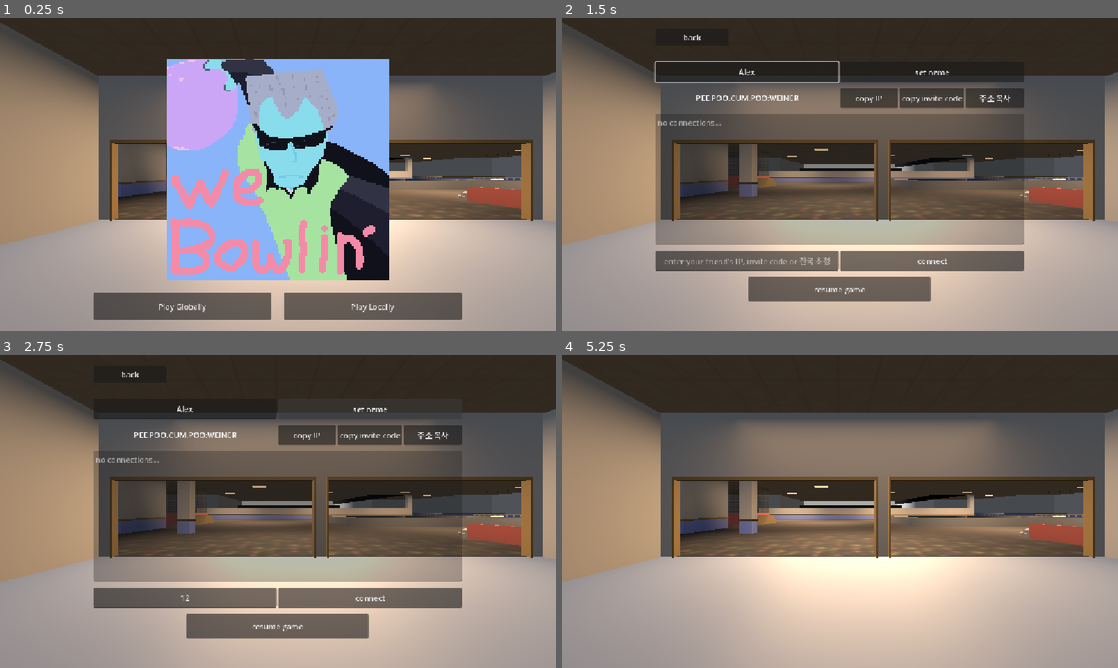
Above: before the commit, frames 1-4 (two rows, left to right).
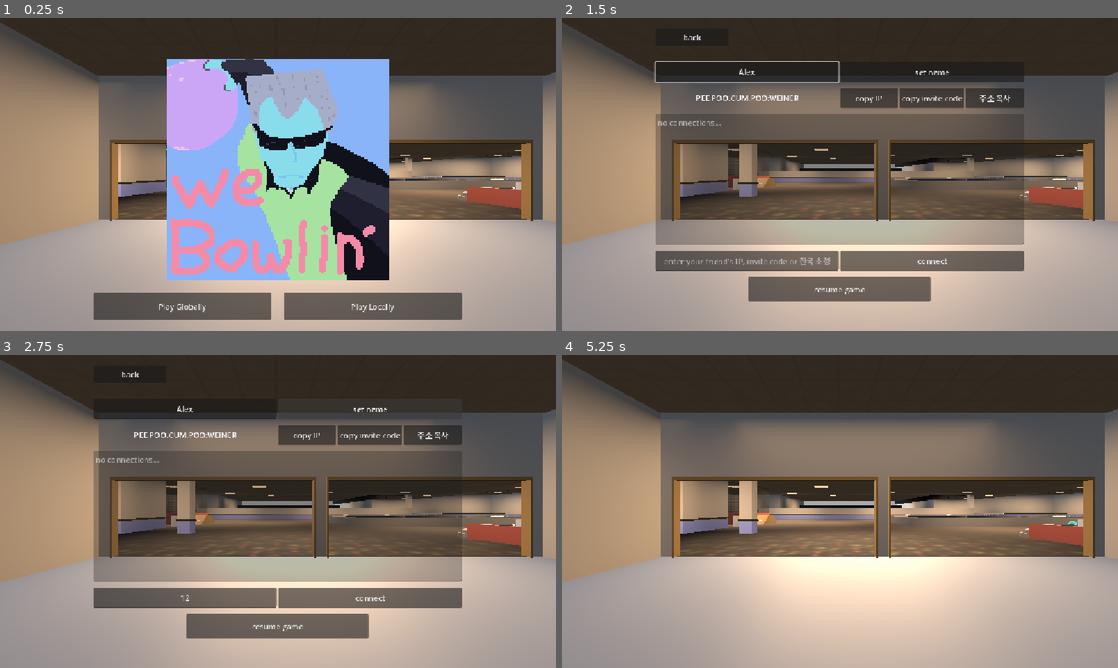
Above: after the commit, the same moments.

Repository: fennylol/wee_bowling
Game: Godot game, scene res://wee_bowlin.tscn
Same seed, same stepped clock (60 frames per second), same inputs: the game is played once before the commit and once after it.
Inputs (mouse positions are in pixels of both pictures, inside the frame that each line leads up to):
- Up to frame 1 (0.25 s): no input
- Up to frame 2 (1.5 s): click "Play Globally" at 0.5 s; click (745, 71) at 1.27 s; type "Alex" at 1.35 s
- Up to frame 3 (2.75 s): click (183, 599) at 1.5 s; type "12" at 1.58 s; click "set name" at 2 s
- Up to frame 4 (5.25 s): click "copy IP" at 2.75 s; click "copy invite code" at 3.5 s; click "주소 복사" at 4.25 s; click "resume game" at 5 s

The runs differ from the first frame. In frame 1, 3.7% of the frame differs, in the area x 17-94%, y 22-65%; in frame 2, 3.9%; in frame 3, 3.9%; in frame 4, 4.7%.

Commit message:
add pins and machines

Diff:
--- a/map/alley_2.tscn
+++ b/map/alley_2.tscn
@@ -2,6 +2,8 @@
 
 [ext_resource type="PackedScene" uid="uid://qs1oibn0nb0v" path="res://map/full_building/full_building.tscn" id="1_v50v5"]
 [ext_resource type="PackedScene" uid="uid://ba3egdfstyurg" path="res://map/decorations/ceiling_light.tscn" id="2_u5kf6"]
+[ext_resource type="Script" uid="uid://ty6gqo2ifypq" path="res://game_objects/pins/pin_setter.gd" id="3_lh6wi"]
+[ext_resource type="PackedScene" uid="uid://dv0oh64nri52" path="res://game_objects/ball/ball_machines/BallMachine.tscn" id="4_egtuv"]
 
 [sub_resource type="ProceduralSkyMaterial" id="ProceduralSkyMaterial_6klam"]
 sky_horizon_color = Color(0.66224277, 0.6717428, 0.6867428, 1)
@@ -35,9 +37,18 @@
 [node name="ceiling_light" parent="lights" unique_id=1531389414 instance=ExtResource("2_u5kf6")]
 transform = Transform3D(1, 0, 0, 0, 1, 0, 0, 0, 1, 1, 5.5, -11)
 
+[node name="ceiling_light13" parent="lights" unique_id=249074471 instance=ExtResource("2_u5kf6")]
+transform = Transform3D(1, 0, 0, 0, 1, 0, 0, 0, 1, -10.854552, 5.5, -12.46688)
+
+[node name="ceiling_light14" parent="lights" unique_id=271680245 instance=ExtResource("2_u5kf6")]
+transform = Transform3D(1, 0, 0, 0, 1, 0, 0, 0, 1, -16.77652, 5.5, -4.1330147)
+
 [node name="ceiling_light2" parent="lights" unique_id=1794663472 instance=ExtResource("2_u5kf6")]
 transform = Transform3D(1, 0, 0, 0, 1, 0, 0, 0, 1, -2.805973, 5.5, -30.452461)
 
+[node name="ceiling_light15" parent="lights" unique_id=256097585 instance=ExtResource("2_u5kf6")]
+transform = Transform3D(1, 0, 0, 0, 1, 0, 0, 0, 1, -15.620029, 5.5, -30.452461)
+
 [node name="ceiling_light3" parent="lights" unique_id=606023888 instance=ExtResource("2_u5kf6")]
 transform = Transform3D(1, 0, 0, 0, 1, 0, 0, 0, 1, -9.868606, 5.5, -41.58295)
 
@@ -64,3 +75,128 @@
 
 [node name="ceiling_light11" parent="lights" unique_id=320365141 instance=ExtResource("2_u5kf6")]
 transform = Transform3D(1, 0, 0, 0, 1, 0, 0, 0, 1, 34.429214, 5.5, -47.251453)
+
+[node name="ceiling_light16" parent="lights" unique_id=1898855427 instance=ExtResource("2_u5kf6")]
+transform = Transform3D(1, 0, 0, 0, 1, 0, 0, 0, 1, 24.599577, 7, -54.841)
+
+[node name="ceiling_light17" parent="lights" unique_id=1905515165 instance=ExtResource("2_u5kf6")]
+transform = Transform3D(1, 0, 0, 0, 1, 0, 0, 0, 1, 7.6661434, 7, -56.12284)
+
+[node name="ceiling_light18" parent="lights" unique_id=1862901392 instance=ExtResource("2_u5kf6")]
+transform = Transform3D(1, 0, 0, 0, 1, 0, 0, 0, 1, -12.899382, 7, -54.354958)
+
+[node name="ceiling_light19" parent="lights" unique_id=19677721 instance=ExtResource("2_u5kf6")]
+transform = Transform3D(1, 0, 0, 0, 1, 0, 0, 0, 1, -2.3678112, 7, -66.58501)
+
+[node name="ceiling_light20" parent="lights" unique_id=1146452415 instance=ExtResource("2_u5kf6")]
+transform = Transform3D(1, 0, 0, 0, 1, 0, 0, 0, 1, 15.638592, 7, -66.58501)
+
+[node name="ceiling_light21" parent="lights" unique_id=1090422947 instance=ExtResource("2_u5kf6")]
+transform = Transform3D(1, 0, 0, 0, 1, 0, 0, 0, 1, 19.96961, 7, -83.49179)
+
+[node name="ceiling_light22" parent="lights" unique_id=1407355126 instance=ExtResource("2_u5kf6")]
+transform = Transform3D(1, 0, 0, 0, 1, 0, 0, 0, 1, 6.1322308, 7, -78.66351)
+
+[node name="ceiling_light23" parent="lights" unique_id=509626944 instance=ExtResource("2_u5kf6")]
+transform = Transform3D(1, 0, 0, 0, 1, 0, 0, 0, 1, -11.339462, 7, -84.77936)
+
+[node name="ceiling_light24" parent="lights" unique_id=167464049 instance=ExtResource("2_u5kf6")]
+transform = Transform3D(1, 0, 0, 0, 1, 0, 0, 0, 1, 46.713665, 7, -53.414642)
+
+[node name="ceiling_light25" parent="lights" unique_id=845745743 instance=ExtResource("2_u5kf6")]
+transform = Transform3D(1, 0, 0, 0, 1, 0, 0, 0, 1, 60.182133, 7, -56.262917)
+
+[node name="ceiling_light26" parent="lights" unique_id=640054693 instance=ExtResource("2_u5kf6")]
+transform = Transform3D(1, 0, 0, 0, 1, 0, 0, 0, 1, 57.166733, 7, -42.22629)
+
+[node name="ceiling_light30" parent="lights" unique_id=918531922 instance=ExtResource("2_u5kf6")]
+transform = Transform3D(1, 0, 0, 0, 1, 0, 0, 0, 1, 55.73123, 7, -25.503181)
+
+[node name="ceiling_light31" parent="lights" unique_id=695628437 instance=ExtResource("2_u5kf6")]
+transform = Transform3D(1, 0, 0, 0, 1, 0, 0, 0, 1, 47.594845, 7, -13.194775)
+
+[node name="ceiling_light32" parent="lights" unique_id=1334576562 instance=ExtResource("2_u5kf6")]
+transform = Transform3D(1, 0, 0, 0, 1, 0, 0, 0, 1, 58.958916, 7, -5.299322)
+
+[node name="ceiling_light28" parent="lights" unique_id=2112045808 instance=ExtResource("2_u5kf6")]
+transform = Transform3D(1, 0, 0, 0, 1, 0, 0, 0, 1, 46.718967, 7, -31.064257)
+
+[node name="ceiling_light29" parent="lights" unique_id=641487209 instance=ExtResource("2_u5kf6")]
+transform = Transform3D(1, 0, 0, 0, 1, 0, 0, 0, 1, 61.942398, 7, -33.115738)
+
+[node name="ceiling_light12" parent="lights" unique_id=1003136041 instance=ExtResource("2_u5kf6")]
+transform = Transform3D(1, 0, 0, 0, 1, 0, 0, 0, 1, 36.359474, 5.5, -58.443493)
+
+[node name="pins" type="Node3D" parent="." unique_id=495441767]
+
+[node name="PinSetter" type="Node3D" parent="pins" unique_id=2100249365]
+transform = Transform3D(-1, 0, 8.742278e-08, 0, 1, 0, -8.742278e-08, 0, -1, -14.5, 1.2, -98.5)
+script = ExtResource("3_lh6wi")
+metadata/_custom_type_script = "uid://ty6gqo2ifypq"
+
+[node name="PinSetter2" type="Node3D" parent="pins" unique_id=979140945]
+transform = Transform3D(-1, 0, 8.742278e-08, 0, 1, 0, -8.742278e-08, 0, -1, -6.5, 1.2, -98.5)
+script = ExtResource("3_lh6wi")
+metadata/_custom_type_script = "uid://ty6gqo2ifypq"
+
+[node name="PinSetter3" type="Node3D" parent="pins" unique_id=1960407660]
+transform = Transform3D(-1, 0, 8.742278e-08, 0, 1, 0, -8.742278e-08, 0, -1, 1.5, 1.2, -98.5)
+script = ExtResource("3_lh6wi")
+metadata/_custom_type_script = "uid://ty6gqo2ifypq"
+
+[node name="PinSetter4" type="Node3D" parent="pins" unique_id=1335778236]
+transform = Transform3D(-1, 0, 8.742278e-08, 0, 1, 0, -8.742278e-08, 0, -1, 9.5, 1.2, -98.5)
+script = ExtResource("3_lh6wi")
+metadata/_custom_type_script = "uid://ty6gqo2ifypq"
+
+[node name="PinSetter5" type="Node3D" parent="pins" unique_id=1837857633]
+transform = Transform3D(-1, 0, 8.742278e-08, 0, 1, 0, -8.742278e-08, 0, -1, 17.5, 1.2, -98.5)
+script = ExtResource("3_lh6wi")
+metadata/_custom_type_script = "uid://ty6gqo2ifypq"
+
+[node name="PinSetter6" type="Node3D" parent="pins" unique_id=1580255885]
+transform = Transform3D(-1, 0, 8.742278e-08, 0, 1, 0, -8.742278e-08, 0, -1, 25.5, 1.2, -98.5)
+script = ExtResource("3_lh6wi")
+metadata/_custom_type_script = "uid://ty6gqo2ifypq"
+
+[node name="PinSetter7" type="Node3D" parent="pins" unique_id=665093895]
+transform = Transform3D(-1, 0, 8.742278e-08, 0, 1, 0, -8.742278e-08, 0, -1, 54.5, -3, -51.25)
+script = ExtResource("3_lh6wi")
+metadata/_custom_type_script = "uid://ty6gqo2ifypq"
+
+[node name="PinSetter8" type="Node3D" parent="pins" unique_id=1778414759]
+transform = Transform3D(1, 0, 0, 0, 1, 0, 0, 0, 1, 54.5, -3, -13.75)
+script = ExtResource("3_lh6wi")
+metadata/_custom_type_script = "uid://ty6gqo2ifypq"
+
+[node name="machines" type="Node3D" parent="." unique_id=1211182319]
+
+[node name="BallMachine" parent="machines" unique_id=1951559352 instance=ExtResource("4_egtuv")]
+transform = Transform3D(-1, 0, -8.742278e-08, 0, 1, 0, 8.742278e-08, 0, -1, -10.838127, 1.00375, -64.33524)
+
+[node name="BallMachine2" parent="machines" unique_id=1662370641 instance=ExtResource("4_egtuv")]
+transform = Transform3D(-1, 0, -8.742278e-08, 0, 1, 0, 8.742278e-08, 0, -1, 5.0996304, 1.00375, -64.33524)
+
+[node name="BallMachine3" parent="machines" unique_id=390863600 instance=ExtResource("4_egtuv")]
+transform = Transform3D(-1, 0, -8.742278e-08, 0, 1, 0, 8.742278e-08, 0, -1, 21.030083, 1.00375, -64.33524)
+
+[node name="BallMachine" parent="." unique_id=242885092 instance=ExtResource("4_egtuv")]
+transform = Transform3D(1, 0, 0, 0, 1, 0, 0, 0, 1, 30.562918, 0.0037599802, -15.165581)
+
+[node name="BallMachine2" parent="." unique_id=1193711568 instance=ExtResource("4_egtuv")]
+transform = Transform3D(1, 0, 0, 0, 1, 0, 0, 0, 1, 17.91284, 0.0037599802, -15.165581)
+
+[node name="BallMachine4" parent="." unique_id=1609323004 instance=ExtResource("4_egtuv")]
+transform = Transform3D(1.1924881e-08, 0, -1, 0, 1, 0, 1, 0, 1.1924881e-08, 48.613483, -2.6912122, -49.538353)
+
+[node name="BallMachine5" parent="." unique_id=771425715 instance=ExtResource("4_egtuv")]
+transform = Transform3D(1.1924881e-08, 0, -1, 0, 1, 0, 1, 0, 1.1924881e-08, 48.613483, -2.6912122, -14.40034)
+
+[node name="BallMachine3" parent="." unique_id=1389726696 instance=ExtResource("4_egtuv")]
+transform = Transform3D(0.4699419, 0, -0.88269734, 0, 1, 0, 0.88269734, 0, 0.4699419, -11.64204, 0.0037599802, -24.10731)
+
+[node name="BallMachine6" parent="." unique_id=1613557234 instance=ExtResource("4_egtuv")]
+transform = Transform3D(-1, 0, -8.742278e-08, 0, 1, 0, 8.742278e-08, 0, -1, 23.992216, 0.0037599802, -44.671818)
+
+[node name="BallMachine7" parent="." unique_id=1430044488 instance=ExtResource("4_egtuv")]
+transform = Transform3D(-1, 0, -8.742278e-08, 0, 1, 0, 8.742278e-08, 0, -1, 14.997063, 0.0037599802, -44.671818)
